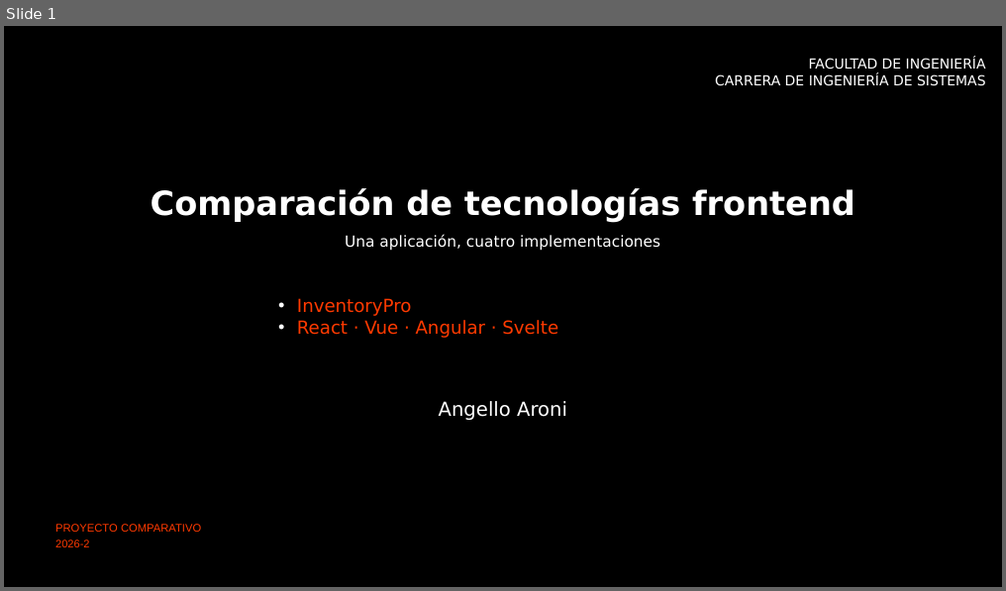
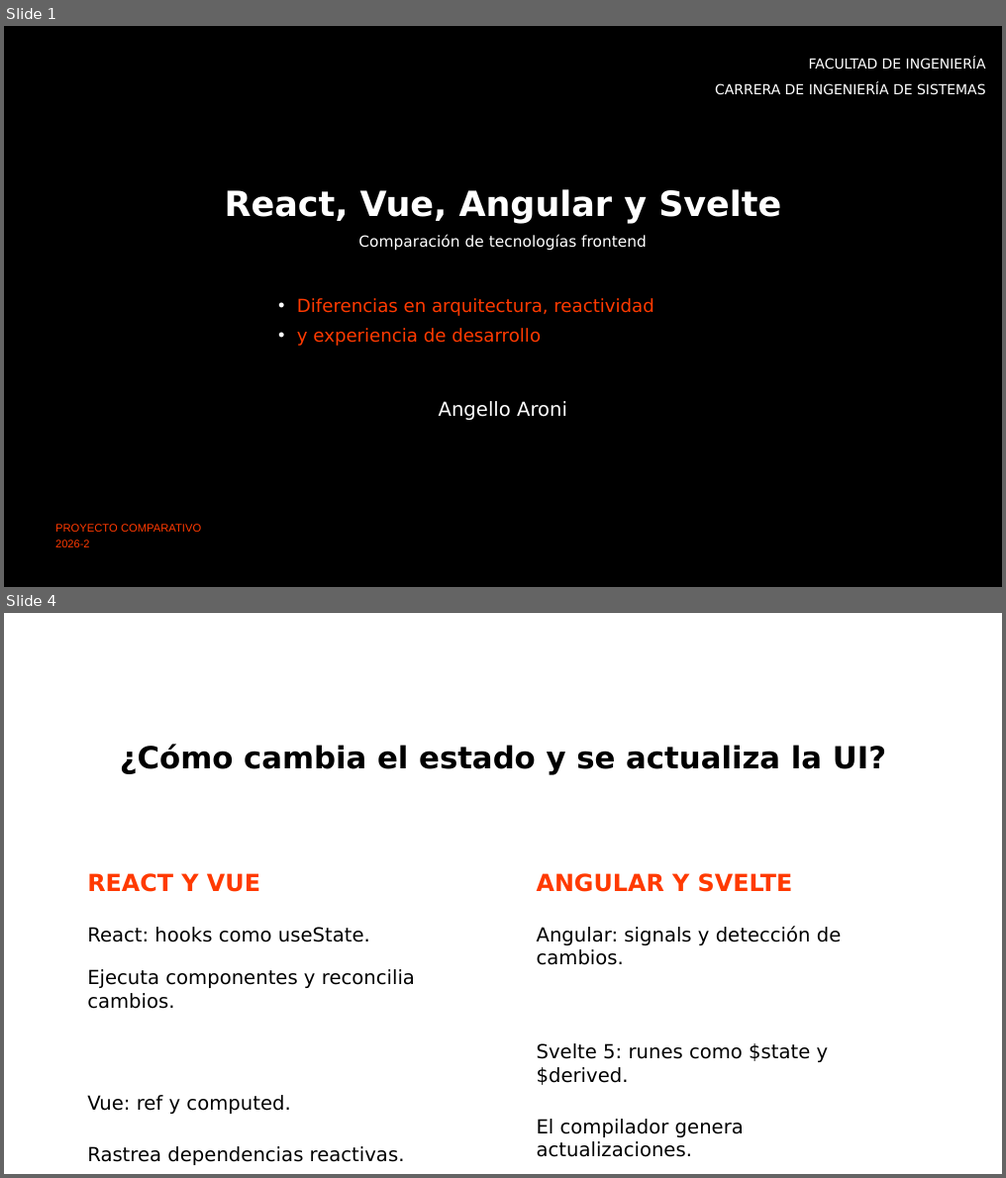
Before and after one commit to angelloaroni/ArquiSoftIndividual, a slide deck: presentacion/Comparativa_Frontend_InventoryPro.pptx. Shown one above the other, each under a label of ours: slide 1 before the commit, slides 1 and 4 after it; the slides between them are not shown. The pictures are 1006x591 and 1006x1178 pixels, drawn with LibreOffice and Linux fonts; fonts in the diff are those of the drawing; background and template pictures are left out. Boxes give left, top, right and bottom in pixels: in the first picture for what was removed or moved away, otherwise in the second. Text is boxed around its words. In the diff, an @@ line names an element or a change of style, - is before the commit and + after.

```diff
--- a/presentacion/Comparativa_Frontend_InventoryPro.pptx
+++ b/presentacion/Comparativa_Frontend_InventoryPro.pptx
@@ slide 4 added at (x1=4, y1=613, x2=1002, y2=1174), background #FFFFFF @@
@@ title added at (x1=120, y1=744, x2=886, y2=775), 22 pt, text #000000, bold @@
+¿Cómo cambia el estado y se actualiza la UI?
@@ subtitle added at (x1=87, y1=873, x2=260, y2=892), 17 pt, text #FF3A00, bold @@
+REACT Y VUE
@@ subtitle added at (x1=537, y1=873, x2=793, y2=892), 17 pt, text #FF3A00, bold @@
+ANGULAR Y SVELTE
@@ subtitle added at (x1=87, y1=927, x2=415, y2=1165), 14 pt, text #000000 @@
+React: hooks como useState.
+Ejecuta componentes y reconcilia cambios.
+Vue: ref y computed.
+Rastrea dependencias reactivas.
@@ subtitle added at (x1=537, y1=926, x2=842, y2=1157), 14 pt, text #000000 @@
+Angular: signals y detección de cambios.
+Svelte 5: runes como $state y $derived.
+El compilador genera actualizaciones.
@@ slide 1 changed as well @@
@@ text "FACULTAD DE INGENIERÍA" at (x1=715, y1=58, x2=986, y2=95): more space between paragraphs @@
@@ title at (x1=225, y1=189, x2=781, y2=224): text changed; size 24 to 25 pt @@
-Comparación de tecnologías frontend
+React, Vue, Angular y Svelte
@@ text at (x1=358, y1=234, x2=647, y2=251): text changed @@
-Una aplicación, cuatro implementaciones
+Comparación de tecnologías frontend
@@ text at (x1=297, y1=298, x2=653, y2=346): text changed @@
-• InventoryPro
-• React · Vue · Angular · Svelte
+• Diferencias en arquitectura, reactividad
+• y experiencia de desarrollo
```
Also in this commit, not shown: 3 other slides changed, 2 other slides added, 3 slides removed, 3 other files.
